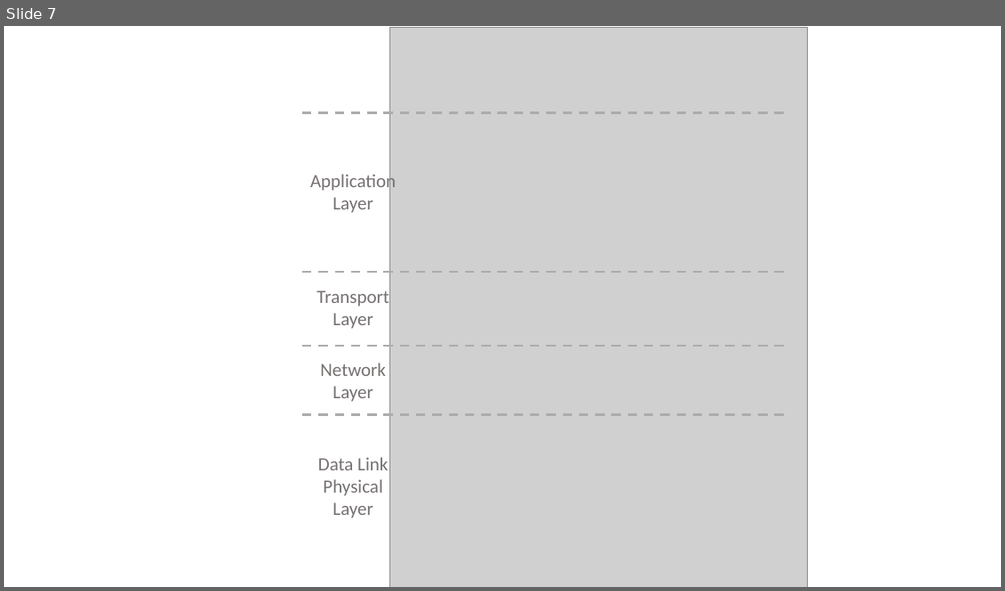
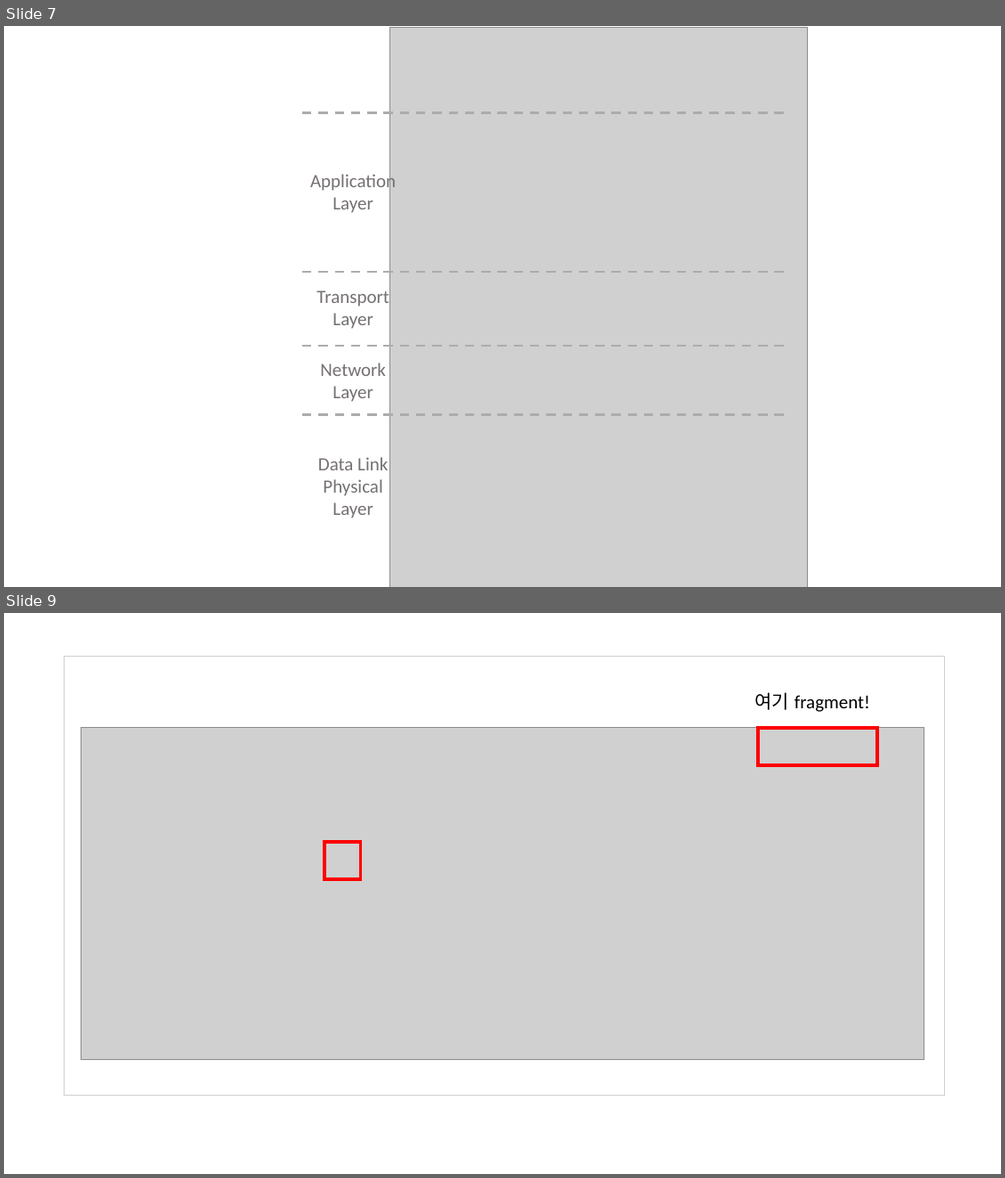
Before and after one commit to osj3474/osj3474.github.io, a slide deck: assets/image.pptx. Shown one above the other, each under a label of ours: slide 7 before the commit, slides 7 and 9 after it; the slides between them are not shown. The pictures are 1005x591 and 1005x1178 pixels, drawn with LibreOffice and Linux fonts; fonts in the diff are those of the drawing; grey boxes stand for pictures. Boxes give left, top, right and bottom in pixels: in the first picture for what was removed or moved away, otherwise in the second. Text is boxed around its words. In the diff, an @@ line names an element or a change of style, - is before the commit and + after.

```diff
--- a/assets/image.pptx
+++ b/assets/image.pptx
@@ slide 9 added at <box>4,613,1001,1174</box>, background #FFFFFF @@
@@ rectangle added at <box>64,656,944,1094</box>, outline #D0CECE 1 pt @@
@@ text added at <box>754,692,870,712</box>, 18 pt, text #000000 @@
+여기 fragment!
@@ picture added at <box>81,728,924,1059</box> @@
@@ rectangle added at <box>759,728,877,765</box>, outline #FF0000 3 pt @@
@@ rectangle added at <box>324,842,361,879</box>, outline #FF0000 3 pt @@
```
Also in this commit, not shown: 1 other slide added, 3 other files.
